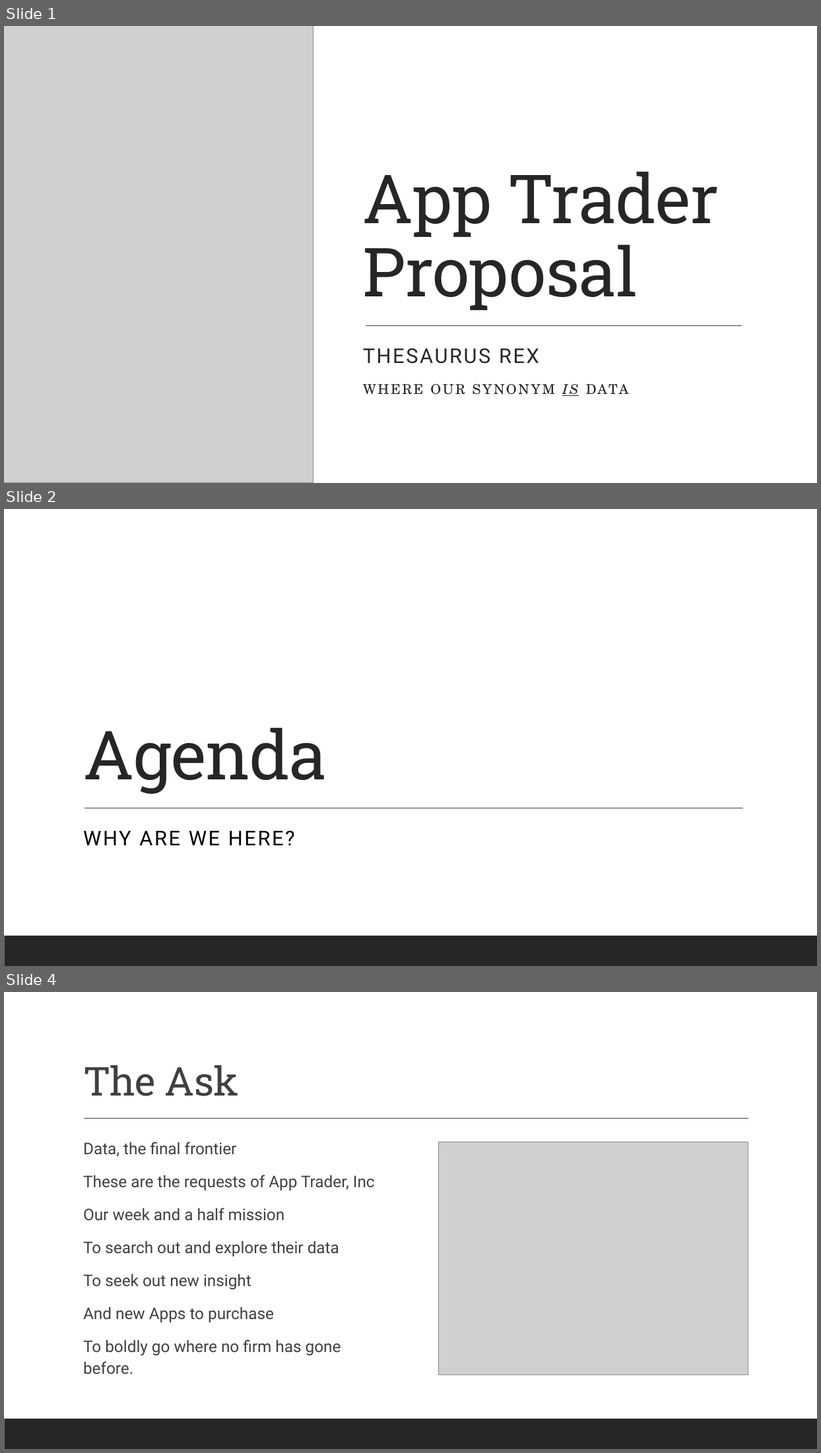
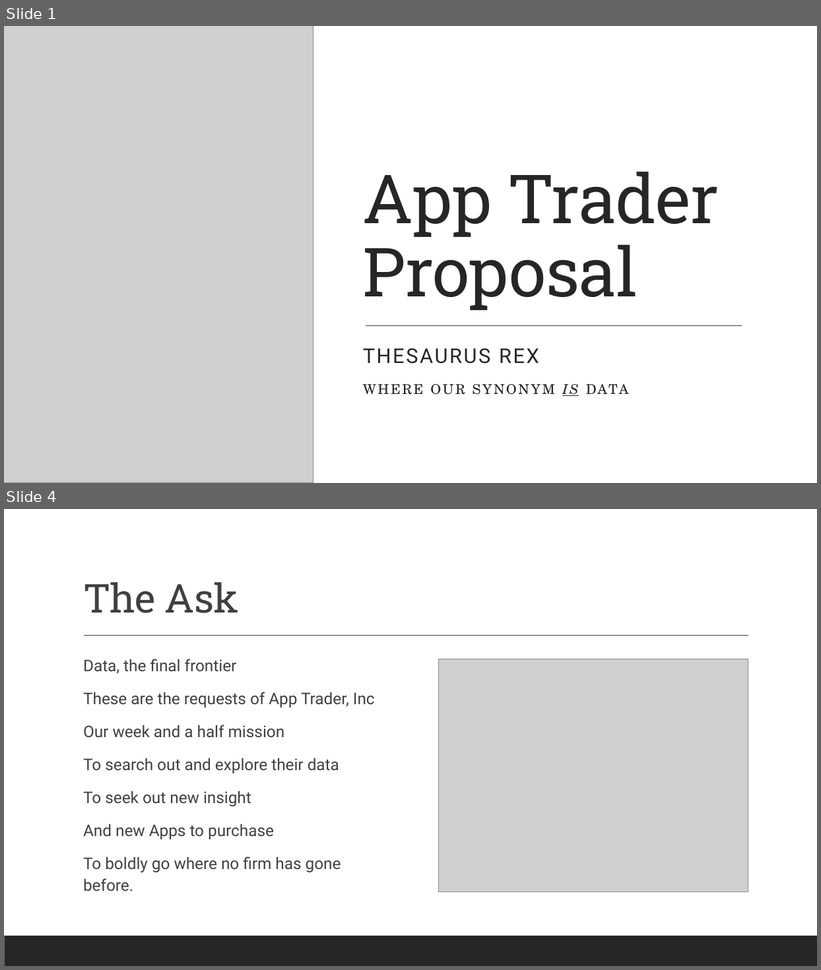
Before and after one commit to robertlanier/app-trader, a slide deck: presentation/app_trader_proposal.pptx. Shown one above the other, each under a label of ours: slides 1, 2 and 4 before the commit, slides 1 and 4 after it; the slides between them are not shown. The pictures are 821x1453 and 821x970 pixels, drawn with LibreOffice and Linux fonts; fonts in the diff are those of the drawing; grey boxes stand for pictures. Boxes give left, top, right and bottom in pixels: in the first picture for what was removed or moved away, otherwise in the second. Text is boxed around its words. In the diff, an @@ line names an element or a change of style, - is before the commit and + after.

```diff
--- a/presentation/app_trader_proposal.pptx
+++ b/presentation/app_trader_proposal.pptx
@@ slide 2 removed at (x1=4, y1=509, x2=817, y2=966), background #FFFFFF; not listed: 1 template element that a slide beside it also shows @@
@@ title removed at (x1=83, y1=728, x2=327, y2=794) @@
-Agenda
@@ line removed from (85, 809) to (743, 809) @@
@@ text removed at (x1=83, y1=830, x2=295, y2=846) @@
-WHY ARE WE HERE?
```
Also in this commit, not shown: 3 slides changed, 5 slides added.
